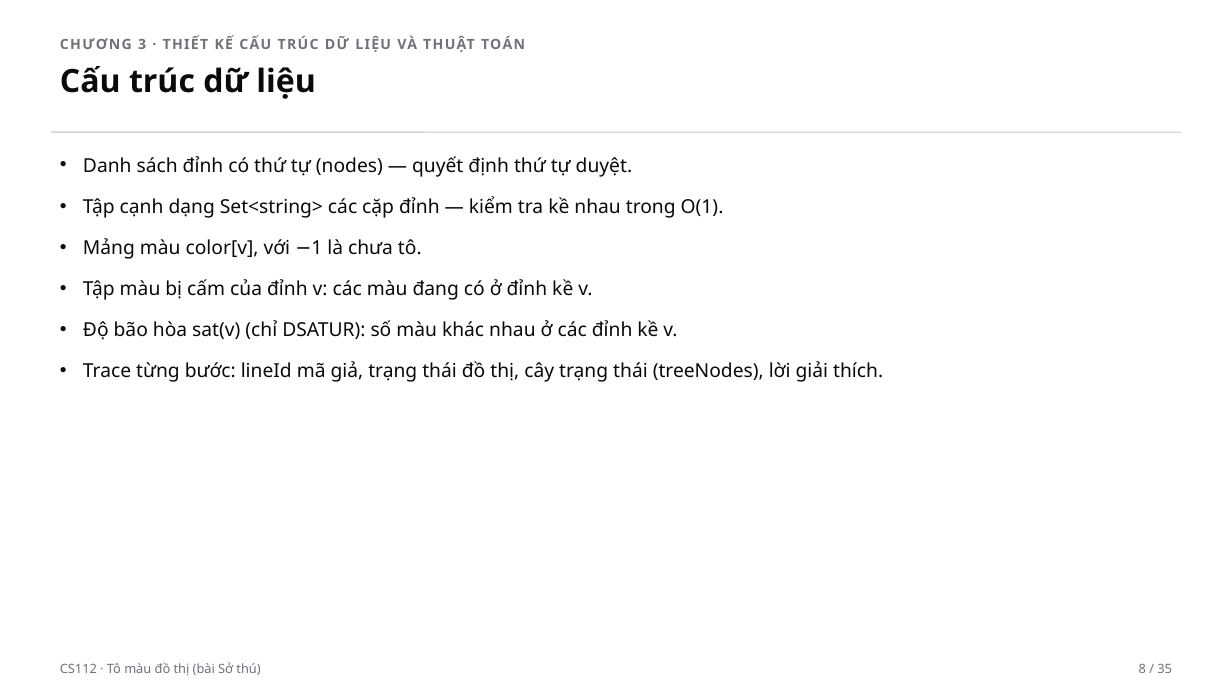
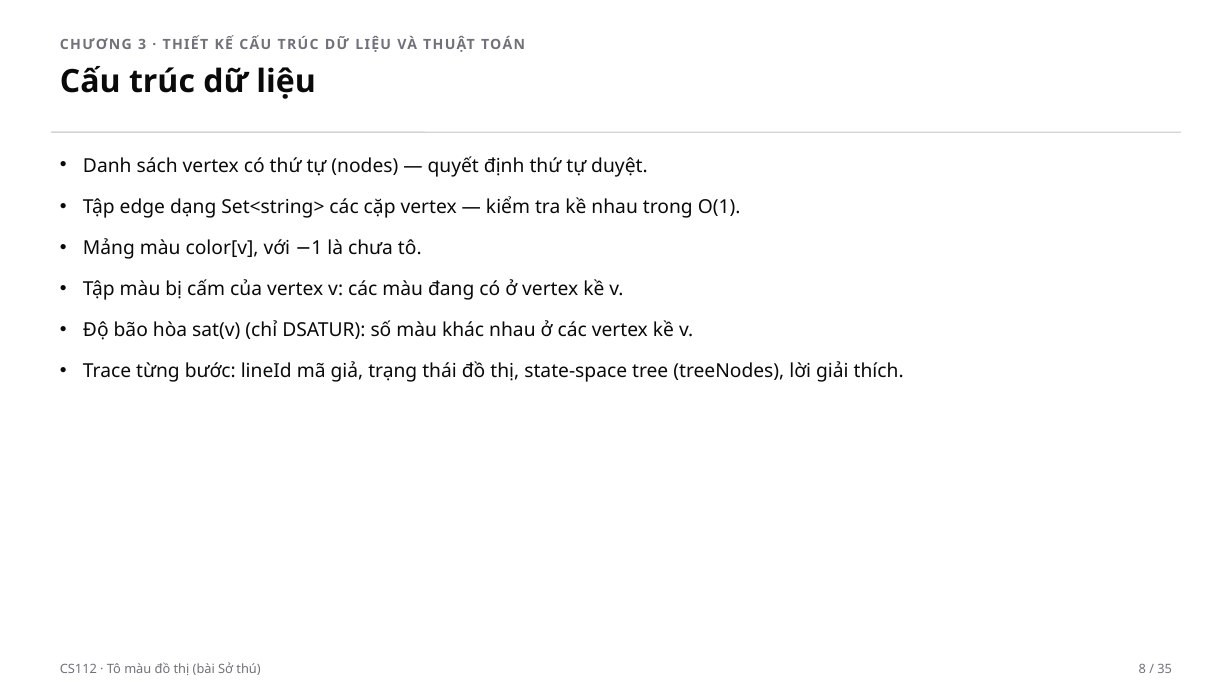
Before and after one commit to tkhieu/algorithm-visualizer, a slide deck: slide 8 of presentation/algorithm-visualizer-video.pptx. Drawn at 1232x693 pixels with LibreOffice and Linux fonts; fonts in the diff are those of the drawing. Boxes give left, top, right and bottom in pixels: in the first picture for what was removed or moved away, otherwise in the second. Text is boxed around its words. In the diff, an @@ line names an element or a change of style, - is before the commit and + after.

```diff
--- a/presentation/algorithm-visualizer-video.pptx
+++ b/presentation/algorithm-visualizer-video.pptx
@@ text at bbox=[83, 156, 741, 218]: text changed @@
-• Danh sách đỉnh có thứ tự (nodes) — quyết định thứ tự duyệt.
-• Tập cạnh dạng Set<string> các cặp đỉnh — kiểm tra kề nhau trong O(1).
+• Danh sách vertex có thứ tự (nodes) — quyết định thứ tự duyệt.
+• Tập edge dạng Set<string> các cặp vertex — kiểm tra kề nhau trong O(1).
@@ text at bbox=[83, 279, 904, 382]: text changed @@
-• Tập màu bị cấm của đỉnh v: các màu đang có ở đỉnh kề v.
-• Độ bão hòa sat(v) (chỉ DSATUR): số màu khác nhau ở các đỉnh kề v.
-• Trace từng bước: lineId mã giả, trạng thái đồ thị, cây trạng thái (treeNodes), lời giải thích.
+• Tập màu bị cấm của vertex v: các màu đang có ở vertex kề v.
+• Độ bão hòa sat(v) (chỉ DSATUR): số màu khác nhau ở các vertex kề v.
+• Trace từng bước: lineId mã giả, trạng thái đồ thị, state-space tree (treeNodes), lời giải thích.
```
Also in this commit, not shown: 25 other slides changed, 3 other files.
